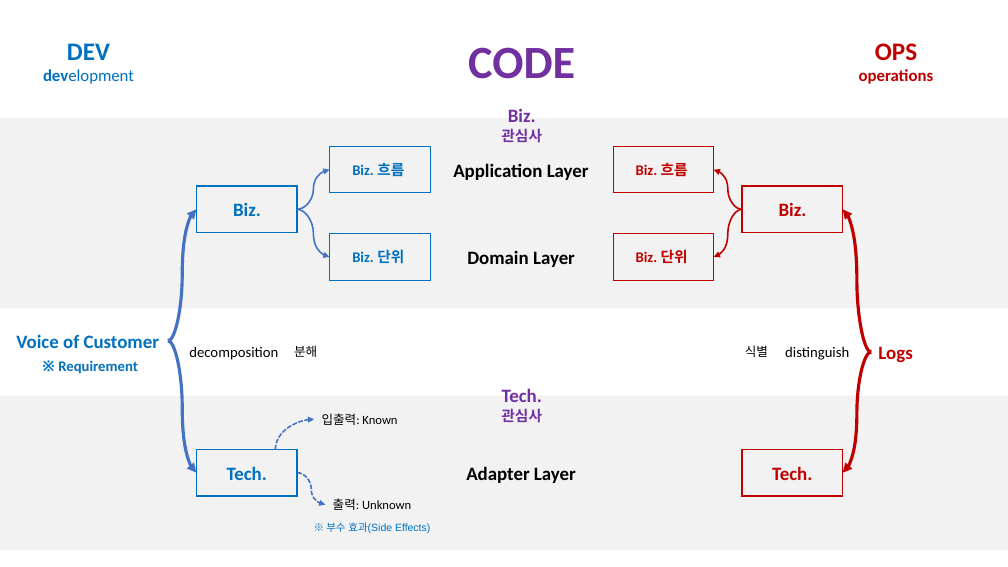
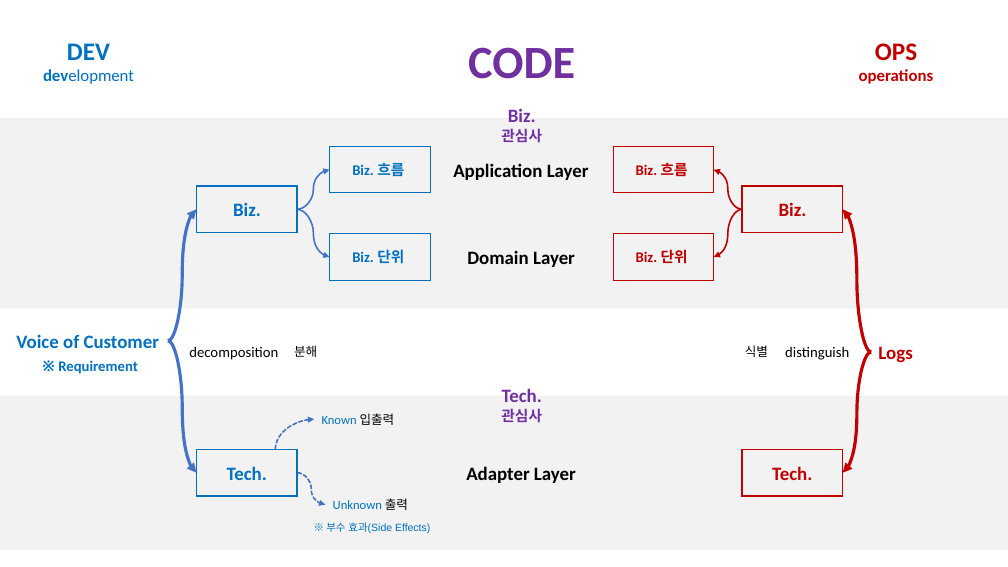
Before and after one commit to hhko/beyondcode, a slide deck: slide 18 of README.pptx (slide 7 before the commit). Drawn at 1008x567 pixels with LibreOffice and Linux fonts; fonts in the diff are those of the drawing. Boxes give left, top, right and bottom in pixels: in the first picture for what was removed or moved away, otherwise in the second. Text is boxed around its words. In the diff, an @@ line names an element or a change of style, - is before the commit and + after.

```diff
--- a/README.pptx
+++ b/README.pptx
@@ text at (322,413,395,425): text changed; text colour #000000 to #0070C0 @@
-입출력: Known
+Known 입출력
@@ text at (333,498,408,510): text changed; text colour #000000 to #0070C0 @@
-출력: Unknown
+Unknown 출력
```
Also in this commit, not shown: 7 other slides changed, 10 slides added, 2 slides removed, 51 other files.
